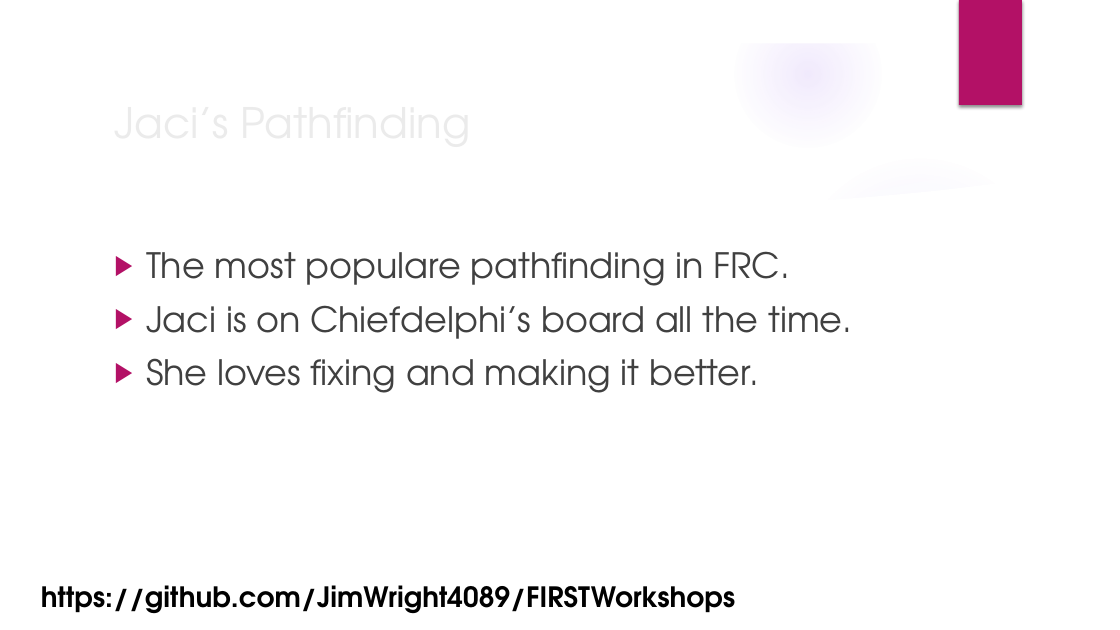
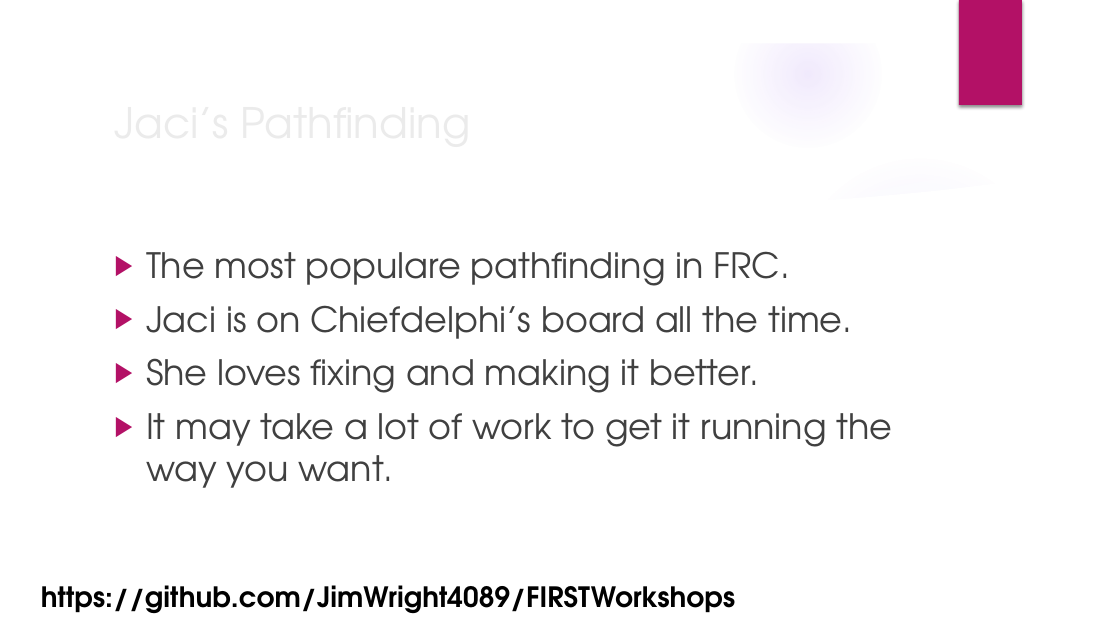
Before and after one commit to JimWright4089/FIRSTWorkshops, a slide deck: slide 17 of FTC/2018/Advanced FTC Code.pptx. Drawn at 1120x630 pixels with LibreOffice and Linux fonts; fonts in the diff are those of the drawing; background and template pictures are left out. Boxes give left, top, right and bottom in pixels: in the first picture for what was removed or moved away, otherwise in the second. Text is boxed around its words. In the diff, an @@ line names an element or a change of style, - is before the commit and + after.

```diff
--- a/FTC/2018/Advanced FTC Code.pptx
+++ b/FTC/2018/Advanced FTC Code.pptx
@@ text at [146, 413, 893, 488]: paragraph added @@
+▶ It may take a lot of work to get it running the way you want.
```
Also in this commit, not shown: 1 other slide changed, 8 slides added.
